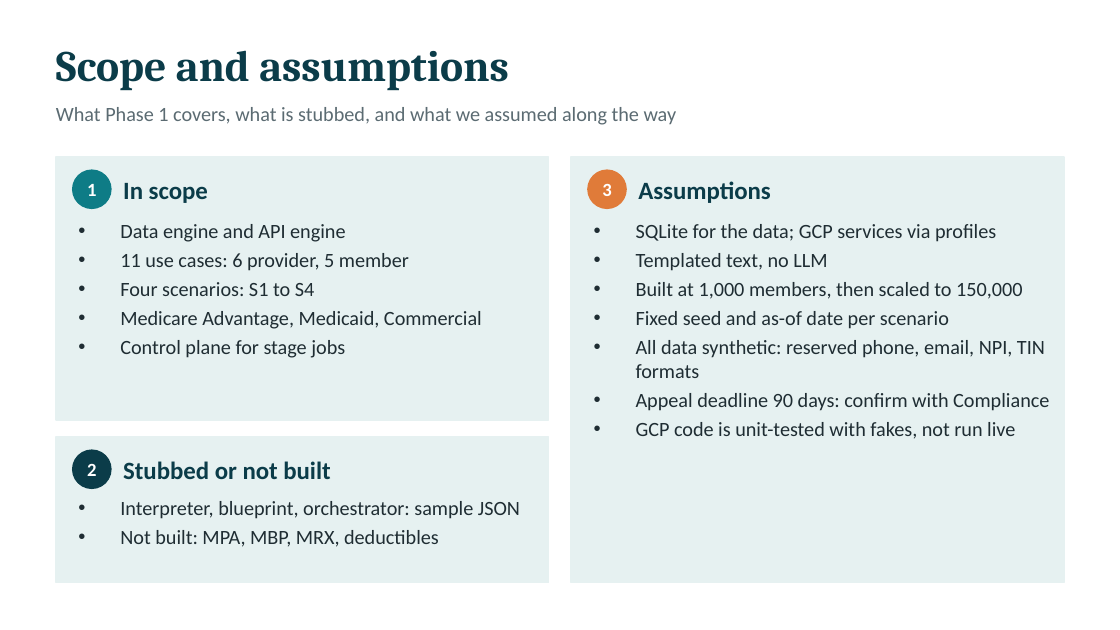
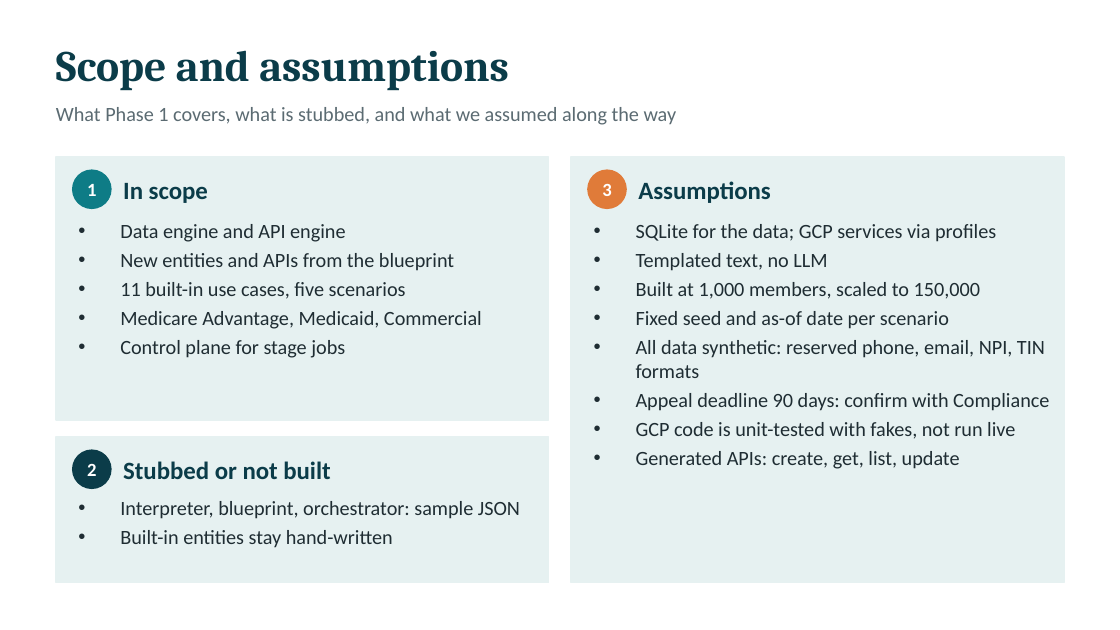
Before and after one commit to aravinda0216/hf-health-poc, a slide deck: slide 1 of docs/Healthcare_AI_Factory_Phase1.pptx. Drawn at 1120x630 pixels with LibreOffice and Linux fonts; fonts in the diff are those of the drawing. Boxes give left, top, right and bottom in pixels: in the first picture for what was removed or moved away, otherwise in the second. Text is boxed around its words. In the diff, an @@ line names an element or a change of style, - is before the commit and + after.

```diff
--- a/docs/Healthcare_AI_Factory_Phase1.pptx
+++ b/docs/Healthcare_AI_Factory_Phase1.pptx
@@ text at (120,253,454,299): text changed @@
-• 11 use cases: 6 provider, 5 member
-• Four scenarios: S1 to S4
+• New entities and APIs from the blueprint
+• 11 built-in use cases, five scenarios
@@ text at (636,282,980,299): text changed @@
-• Built at 1,000 members, then scaled to 150,000
+• Built at 1,000 members, scaled to 150,000
@@ text at (636,451,960,469): paragraph added @@
+• Generated APIs: create, get, list, update
@@ text at (120,530,393,547): text changed @@
-• Not built: MPA, MBP, MRX, deductibles
+• Built-in entities stay hand-written
```
Also in this commit, not shown: 5 other slides changed, 2 slides added, 1 other file.
